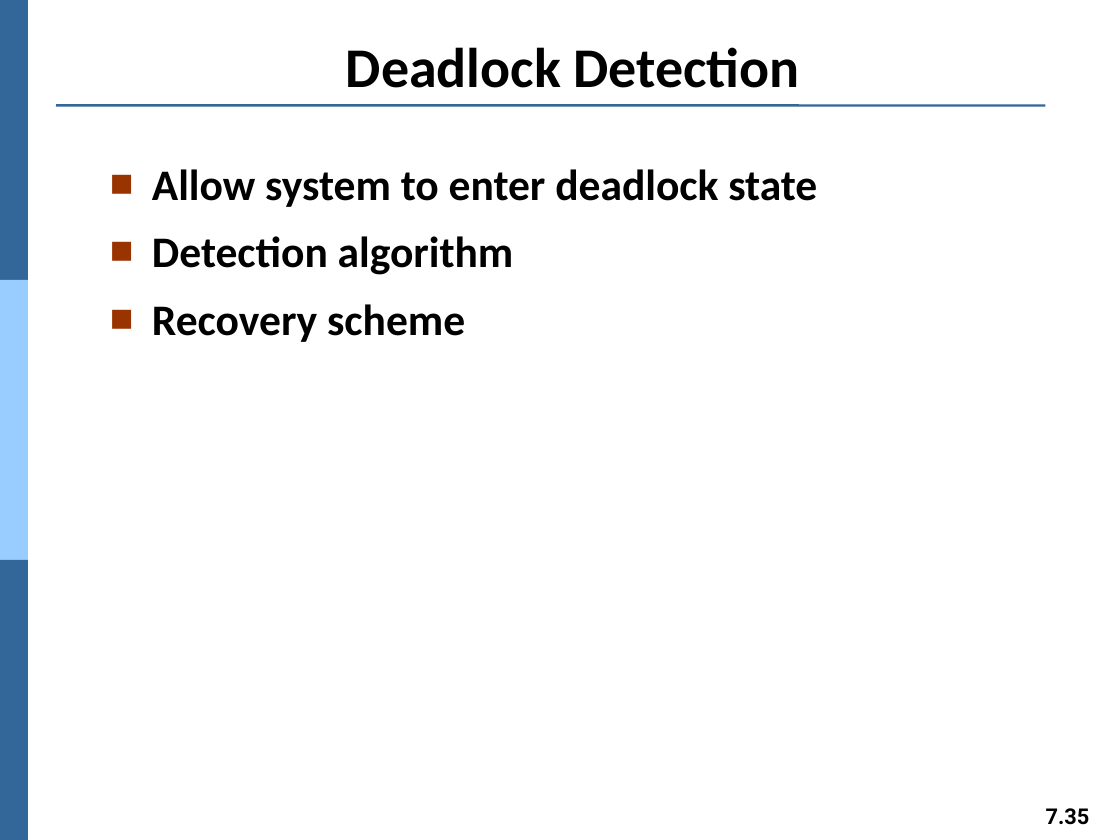
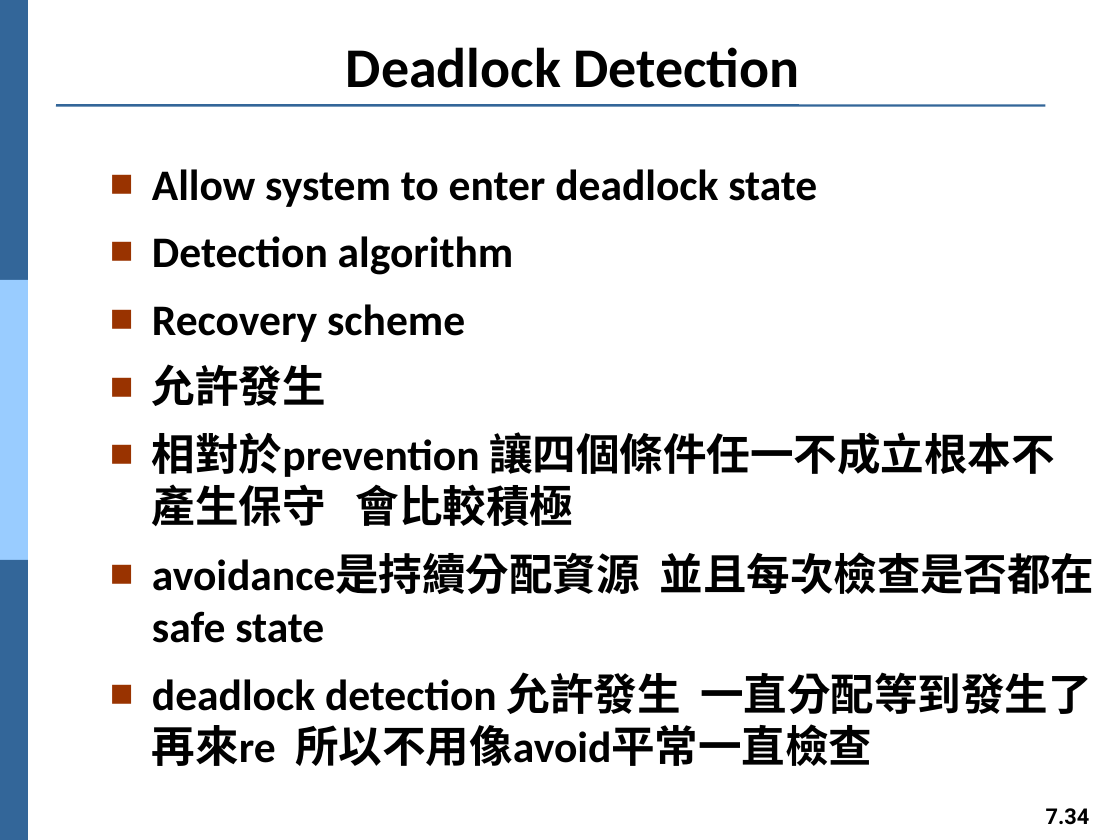
Before and after one commit to Yang09701194/OS_Learning, a slide deck: slide 34 of ch07.pptx (slide 35 before the commit). Drawn at 1120x840 pixels with LibreOffice and Linux fonts; fonts in the diff are those of the drawing. Boxes give left, top, right and bottom in pixels: in the first picture for what was removed or moved away, otherwise in the second. Text is boxed around its words. In the diff, an @@ line names an element or a change of style, - is before the commit and + after.

```diff
--- a/ch07.pptx
+++ b/ch07.pptx
@@ text at (152,364,1095,766): paragraphs added @@
+■ 允許發生
+■ 相對於prevention 讓四個條件任一不成立根本不產生保守 會比較積極
+■ avoidance是持續分配資源 並且每次檢查是否都在safe state
+■ deadlock detection 允許發生 一直分配等到發生了再來re 所以不用像avoid平常一直檢查
@@ page number at (1046,808,1090,825): text changed @@
-7.35
+7.34
```
Also in this commit, not shown: 7 other slides changed, 1 slide removed.
